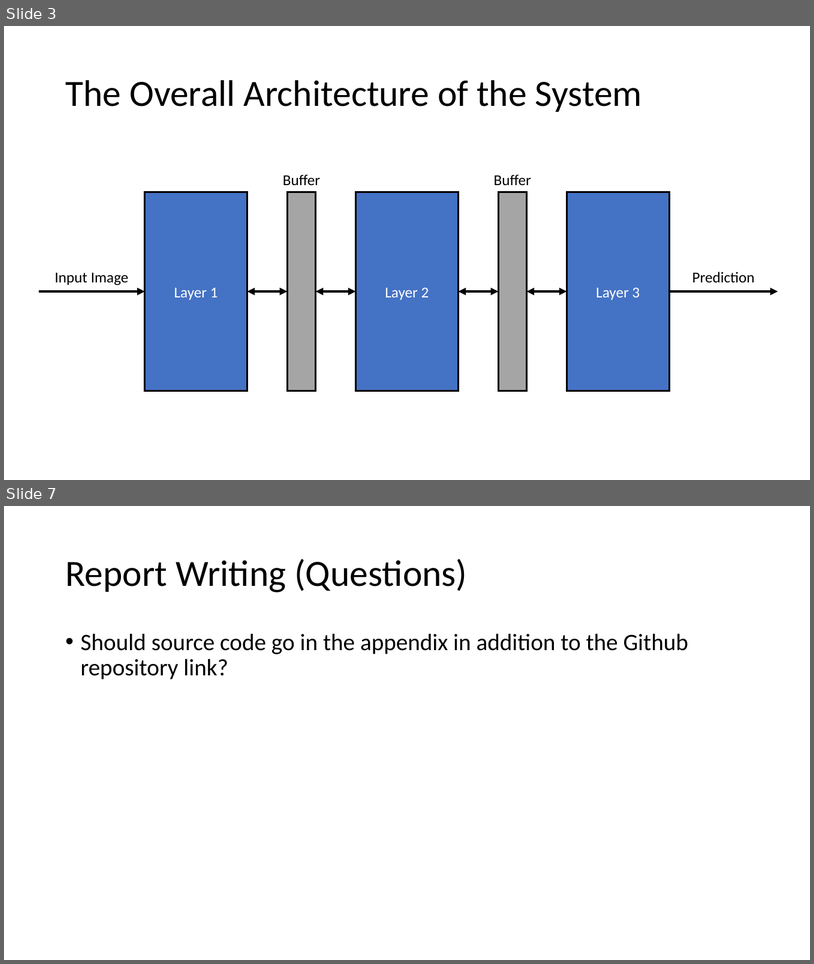
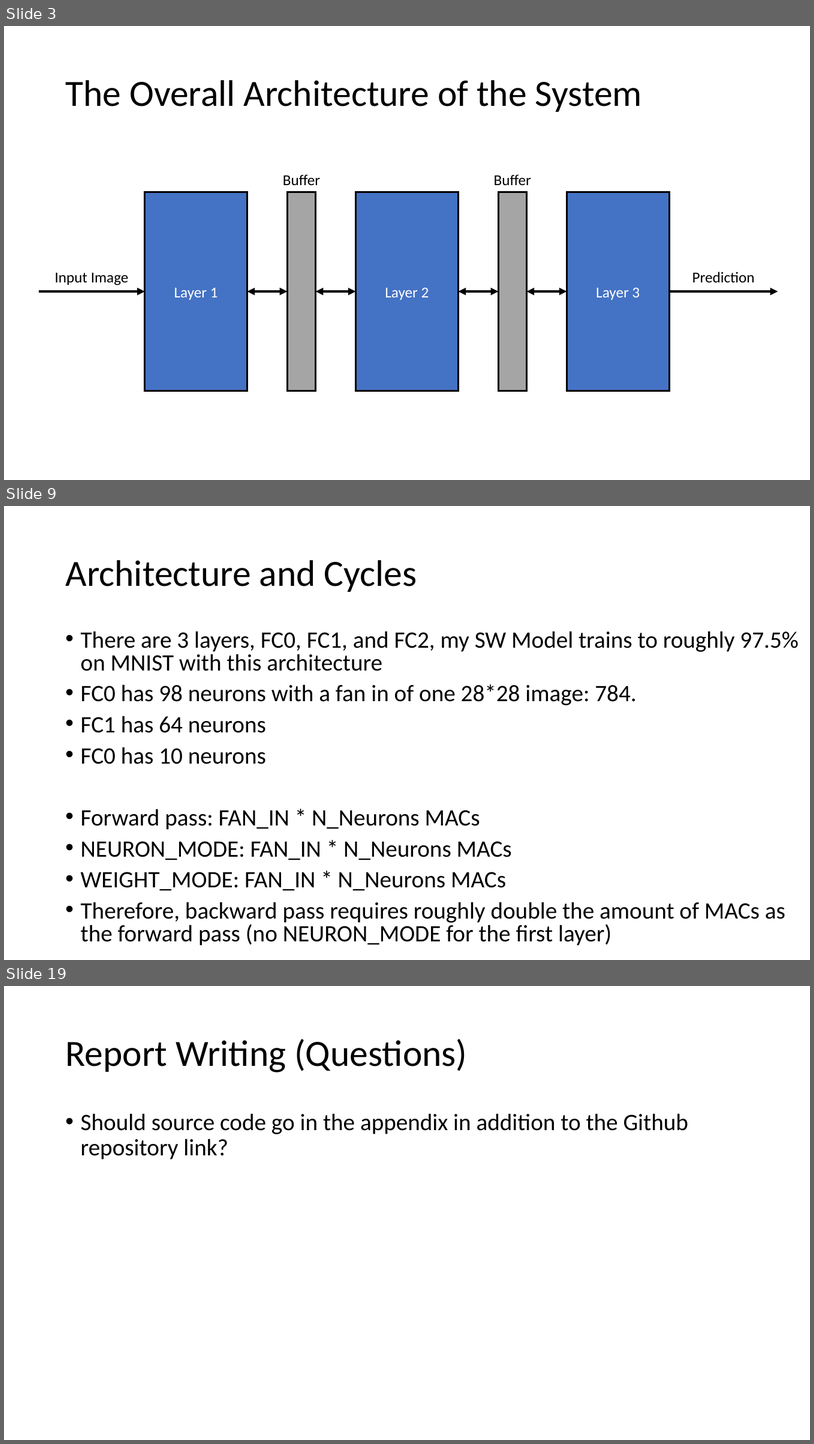
Before and after one commit to erikgroving/NeuralNetworkHardwareAccelerator, a slide deck: WeeklyPresentations/update10_05_26.pptx. Shown one above the other, each under a label of ours: slides 3 and 7 before the commit, slides 3, 9 and 19 after it; the slides between them are not shown. The pictures are 814x964 and 814x1444 pixels, drawn with LibreOffice and Linux fonts; fonts in the diff are those of the drawing. Boxes give left, top, right and bottom in pixels: in the first picture for what was removed or moved away, otherwise in the second. Text is boxed around its words. In the diff, an @@ line names an element or a change of style, - is before the commit and + after.

```diff
--- a/WeeklyPresentations/update10_05_26.pptx
+++ b/WeeklyPresentations/update10_05_26.pptx
@@ slide 9 added at bbox=[4, 506, 810, 960], background #FFFFFF @@
@@ title added at bbox=[65, 560, 417, 592], 44 pt, text #000000 @@
+Architecture and Cycles
@@ text added at bbox=[81, 631, 798, 945], 28 pt, text #000000 @@
+• There are 3 layers, FC0, FC1, and FC2, my SW Model trains to roughly 97.5% on MNIST with this architecture
+• FC0 has 98 neurons with a fan in of one 28*28 image: 784.
+• FC1 has 64 neurons
+• FC0 has 10 neurons
+• Forward pass: FAN_IN * N_Neurons MACs
+• NEURON_MODE: FAN_IN * N_Neurons MACs
+• WEIGHT_MODE: FAN_IN * N_Neurons MACs
+• Therefore, backward pass requires roughly double the amount of MACs as the forward pass (no NEURON_MODE for the first layer)
@@ what was slide 7 is now slide 19 @@
```
Also in this commit, not shown: 3 slides changed, 12 other slides added, 1 slide removed, 4 other files.
